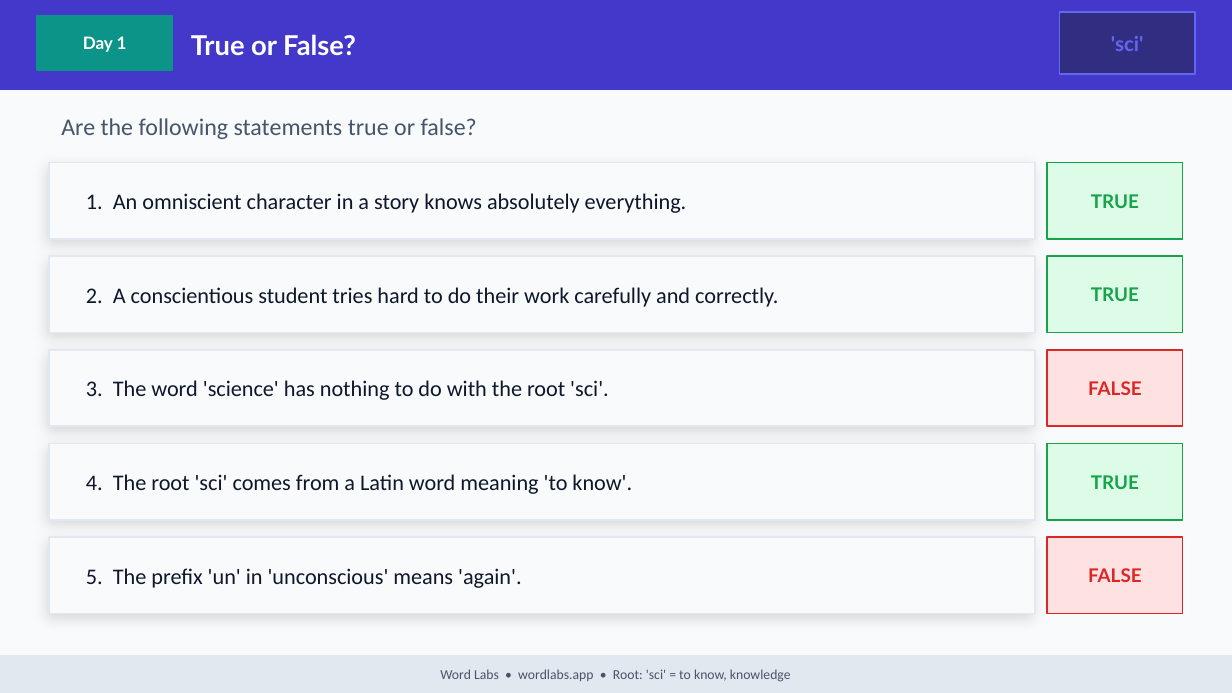
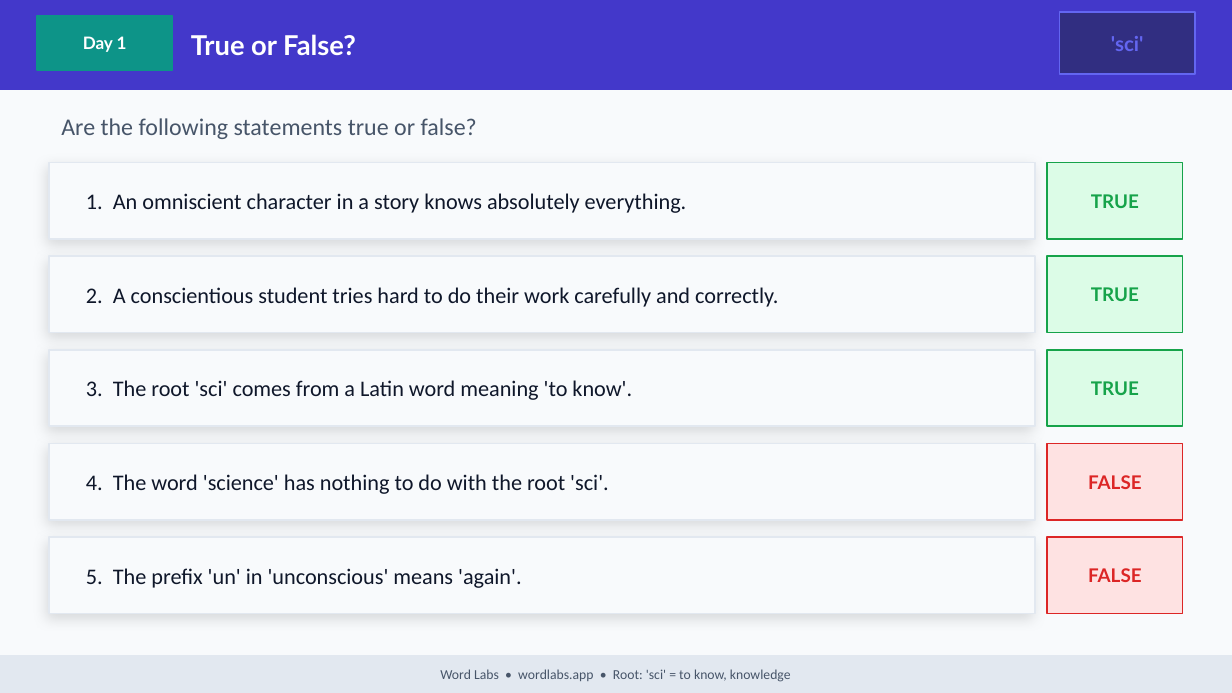
Before and after one commit to NickD135/morphology-builder, a slide deck: slide 5 of output/wordlabs-sci-3day.pptx. Drawn at 1232x693 pixels with LibreOffice and Linux fonts; fonts in the diff are those of the drawing. Boxes give left, top, right and bottom in pixels: in the first picture for what was removed or moved away, otherwise in the second. Text is boxed around its words. In the diff, an @@ line names an element or a change of style, - is before the commit and + after.

```diff
--- a/output/wordlabs-sci-3day.pptx
+++ b/output/wordlabs-sci-3day.pptx
@@ rectangle at (1047,350,1183,426): fill #FEE2E2 to #DCFCE7; outline #DC2626 1 pt to #16A34A 1 pt @@
@@ text "TRUE": place and size @@
-text "TRUE" at (1091,475,1139,489)
+text "TRUE" at (1091,381,1139,395)
@@ text at (86,380,632,400): text changed @@
-3. The word 'science' has nothing to do with the root 'sci'.
+3. The root 'sci' comes from a Latin word meaning 'to know'.
@@ rectangle at (1047,444,1183,520): fill #DCFCE7 to #FEE2E2; outline #16A34A 1 pt to #DC2626 1 pt @@
@@ text "FALSE": place and size @@
-text "FALSE" at (1088,381,1142,395)
+text "FALSE" at (1088,475,1142,489)
@@ text at (86,474,609,494): text changed @@
-4. The root 'sci' comes from a Latin word meaning 'to know'.
+4. The word 'science' has nothing to do with the root 'sci'.
```
Also in this commit, not shown: 3 other slides changed, 43 other files.
